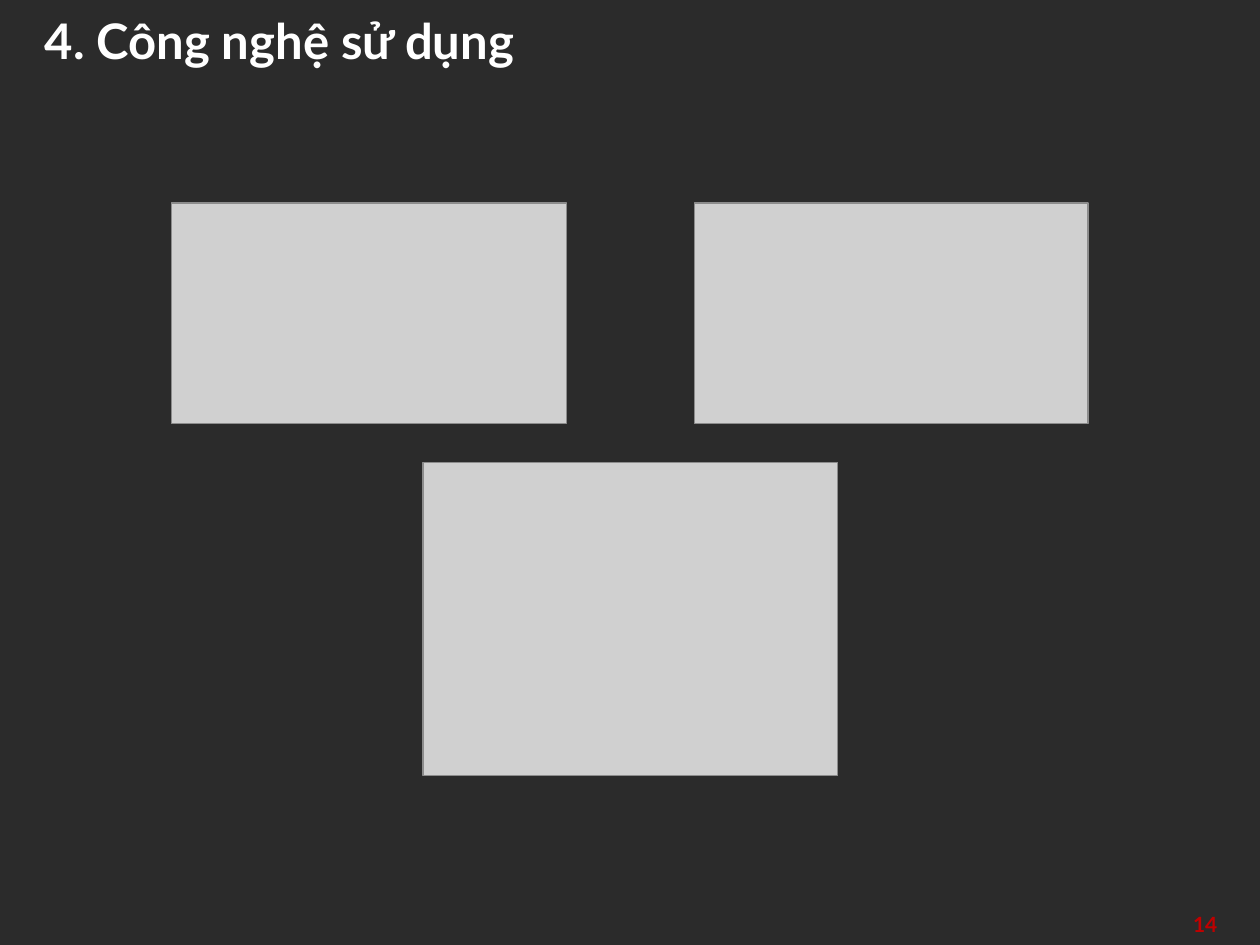
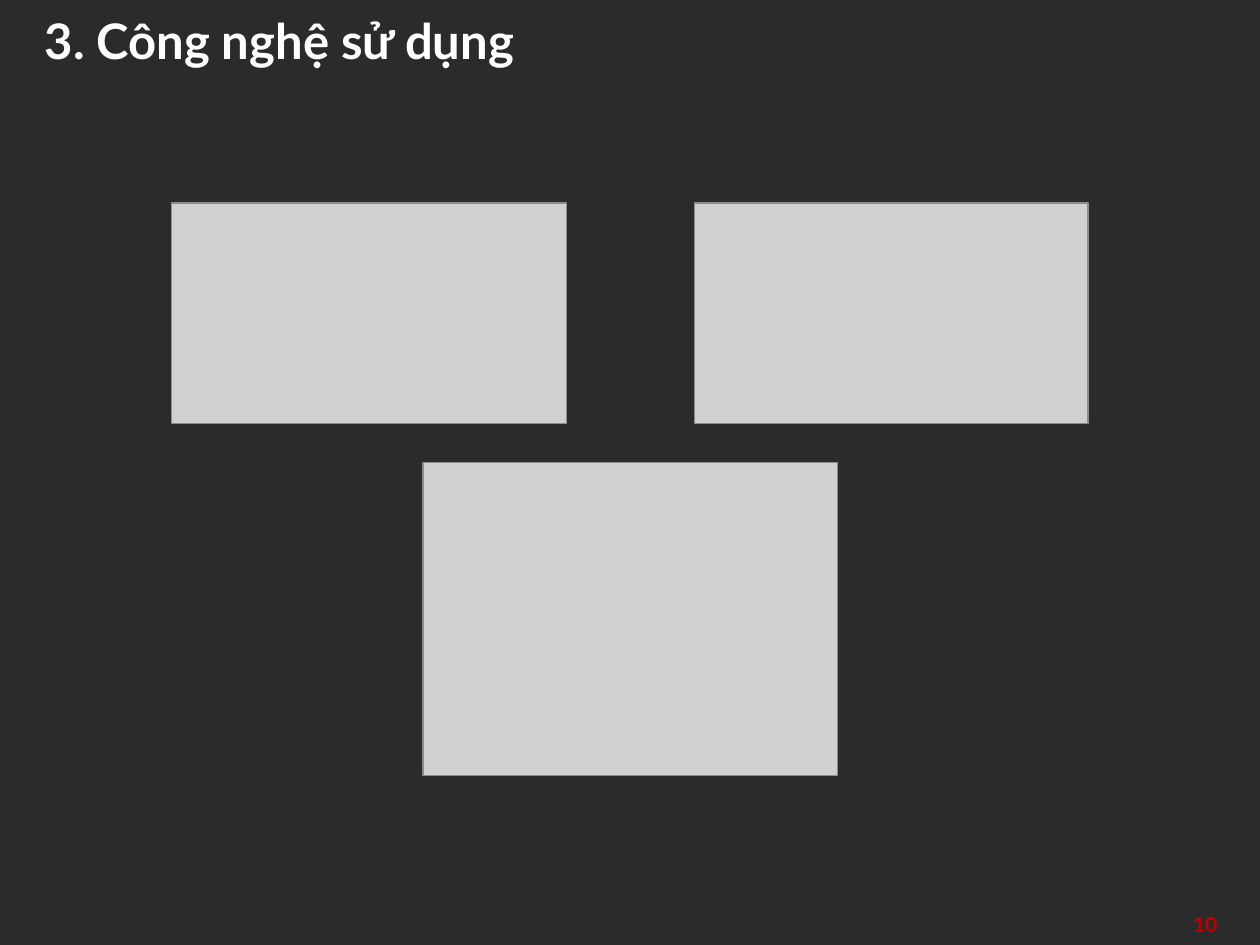
Before and after one commit to hkgkhanh/OOP-Final-Project, a slide deck: slide 10 of report/slide.pptx (slide 14 before the commit). Drawn at 1260x945 pixels with LibreOffice and Linux fonts; fonts in the diff are those of the drawing; grey boxes stand for pictures; background and template pictures are left out; a plain dark background stands for a picture behind light text. Boxes give left, top, right and bottom in pixels: in the first picture for what was removed or moved away, otherwise in the second. Text is boxed around its words. In the diff, an @@ line names an element or a change of style, - is before the commit and + after.

```diff
--- a/report/slide.pptx
+++ b/report/slide.pptx
@@ title at (45,21,514,68): text changed @@
-4. Công nghệ sử dụng
+3. Công nghệ sử dụng
@@ page number at (1193,916,1217,932): text changed @@
-14
+10
```
Also in this commit, not shown: 6 other slides changed, 1 slide added.
